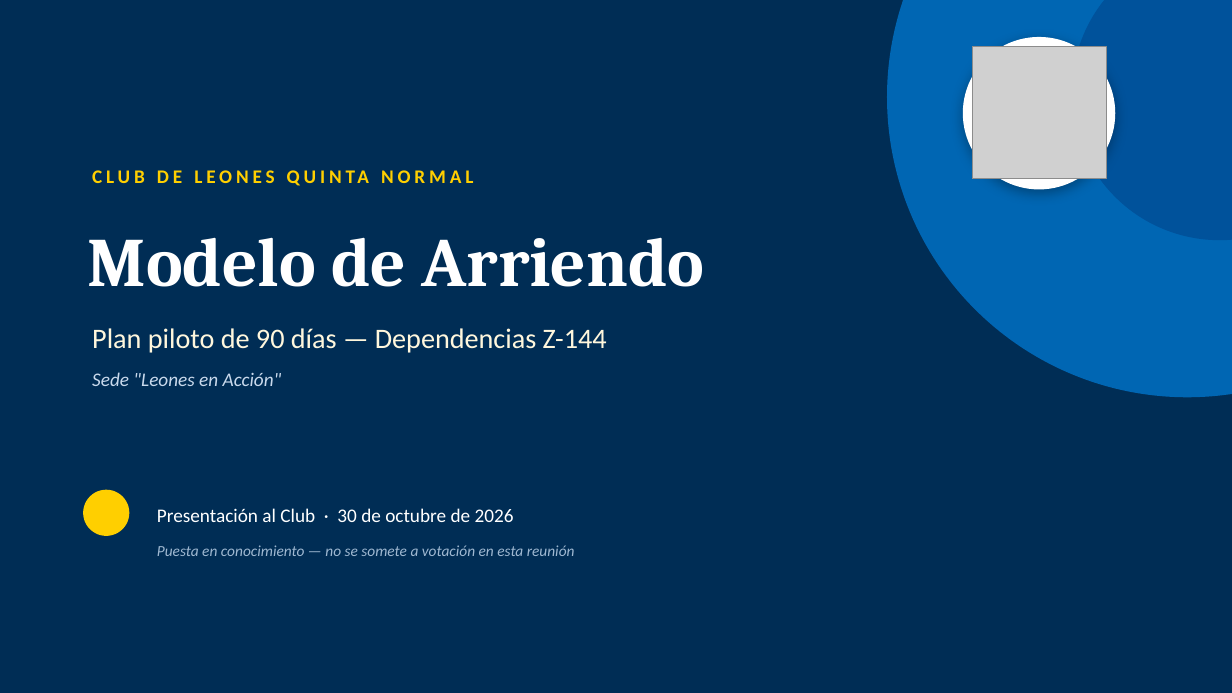
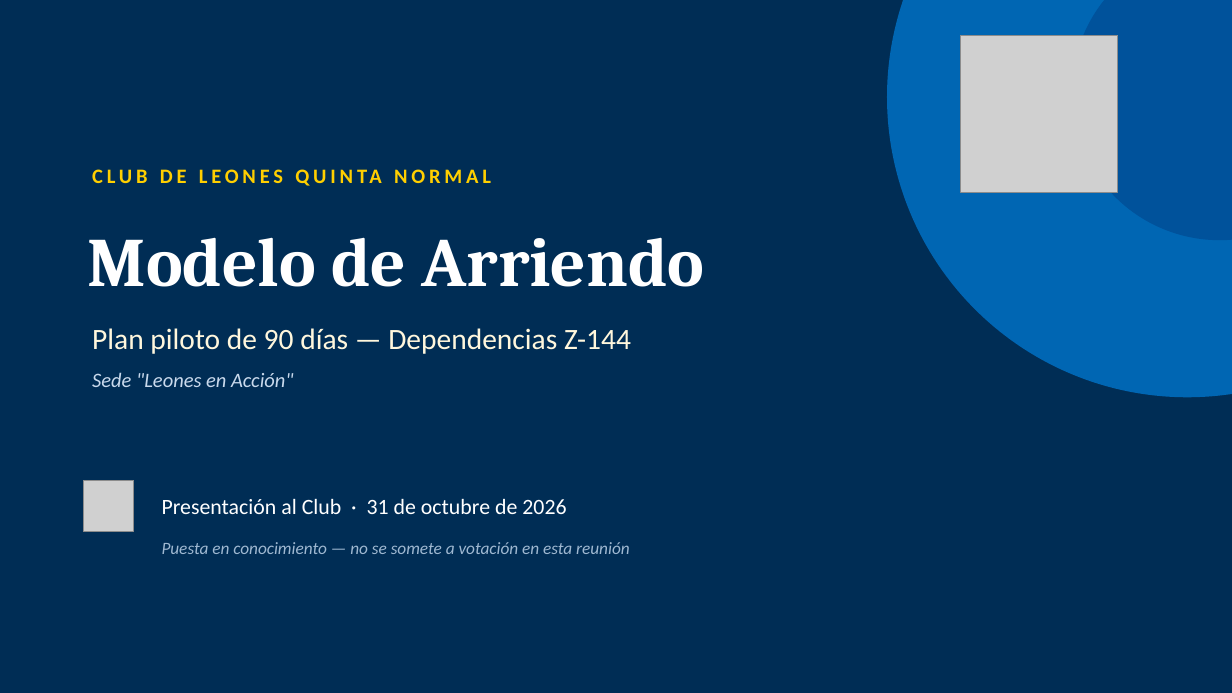
Before and after one commit to wbarrientosd-svg/claude, a slide deck: slide 1 of informes/Presentacion_Modelo_Arriendo_Club_Leones_Z144.pptx. Drawn at 1232x693 pixels with LibreOffice and Linux fonts; fonts in the diff are those of the drawing; grey boxes stand for pictures; background and template pictures are left out. Boxes give left, top, right and bottom in pixels: in the first picture for what was removed or moved away, otherwise in the second. Text is boxed around its words. In the diff, an @@ line names an element or a change of style, - is before the commit and + after.

```diff
--- a/informes/Presentacion_Modelo_Arriendo_Club_Leones_Z144.pptx
+++ b/informes/Presentacion_Modelo_Arriendo_Club_Leones_Z144.pptx
@@ picture: place and size @@
-picture at box(972, 46, 1106, 179)
+picture at box(961, 35, 1118, 192)
@@ ellipse removed at box(963, 37, 1116, 189) @@
@@ text "CLUB DE LEONES QUINTA NORMAL" at box(83, 157, 1007, 194): size 15 to 16 pt @@
@@ text "Plan piloto de 90 días ..." at box(92, 328, 631, 354): size 22 to 23 pt @@
@@ text "Sede "Leones en Acción"" at box(92, 372, 294, 387): size 15 to 16 pt @@
@@ ellipse removed at box(83, 490, 129, 536) @@
@@ picture added at box(83, 481, 134, 531) @@
@@ text at box(162, 499, 566, 514): text changed; size 15 to 17 pt @@
-Presentación al Club · 30 de octubre de 2026
+Presentación al Club · 31 de octubre de 2026
@@ text "Puesta en conocimiento — no ..." at box(162, 542, 630, 554): size 12 to 13.5 pt @@
```
Also in this commit, not shown: 10 other slides changed, 4 slides added, 1 other file.
